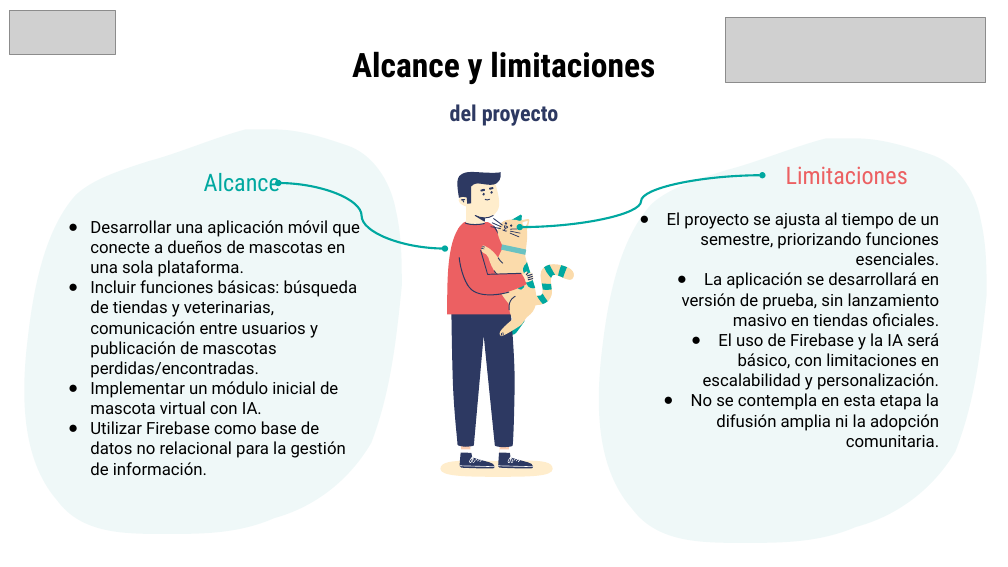
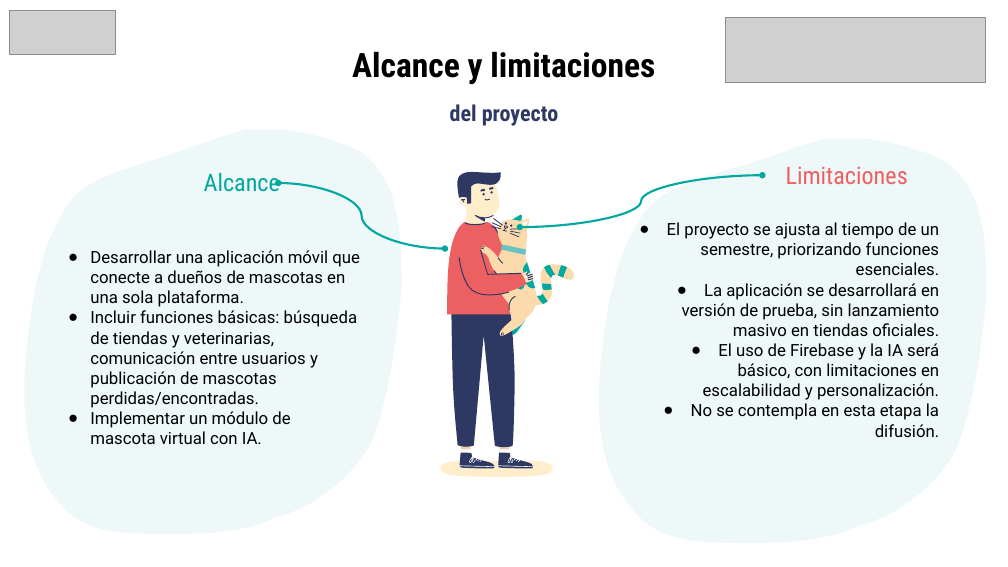
Before and after one commit to Kazeai-chan/Capstone_MyPet, a slide deck: slide 5 of Fase 1/Evidencias Grupales/Presentación Proyecto.pptx. Drawn at 1008x567 pixels with LibreOffice and Linux fonts; fonts in the diff are those of the drawing; grey boxes stand for pictures. Boxes give left, top, right and bottom in pixels: in the first picture for what was removed or moved away, otherwise in the second. Text is boxed around its words. In the diff, an @@ line names an element or a change of style, - is before the commit and + after.

```diff
--- a/Fase 1/Evidencias Grupales/Presentación Proyecto.pptx
+++ b/Fase 1/Evidencias Grupales/Presentación Proyecto.pptx
@@ text at <box>90,411,290,444</box>: text changed @@
-● Implementar un módulo inicial de mascota virtual con IA.
-● Utilizar Firebase como base de datos no relacional para la gestión de información.
+● Implementar un módulo de mascota virtual con IA.
@@ text at <box>691,403,940,437</box>: text changed @@
-● No se contempla en esta etapa la difusión amplia ni la adopción comunitaria.
+● No se contempla en esta etapa la difusión.
```
Also in this commit, not shown: 4 other slides changed, 3 other files.
